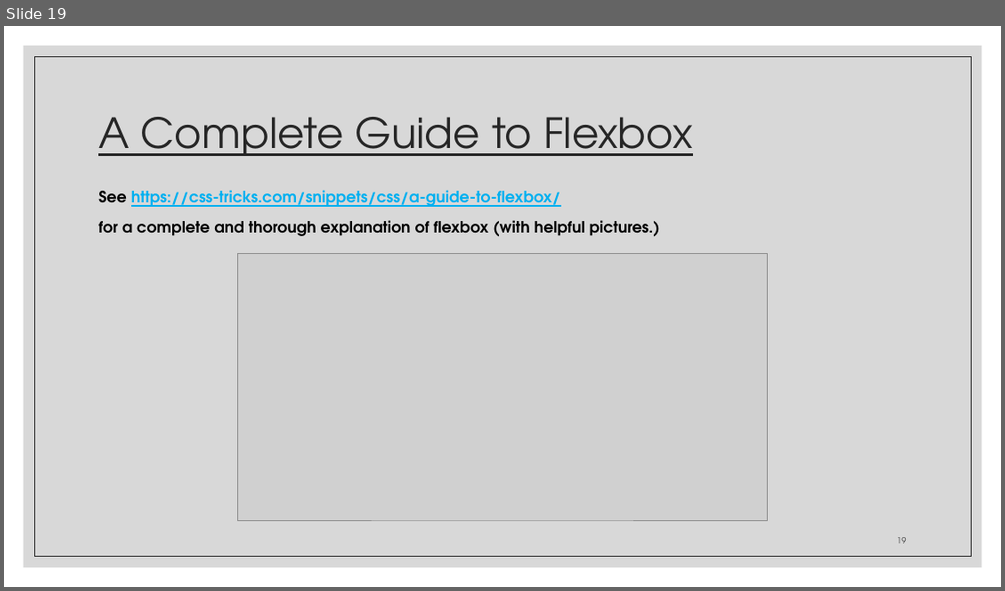
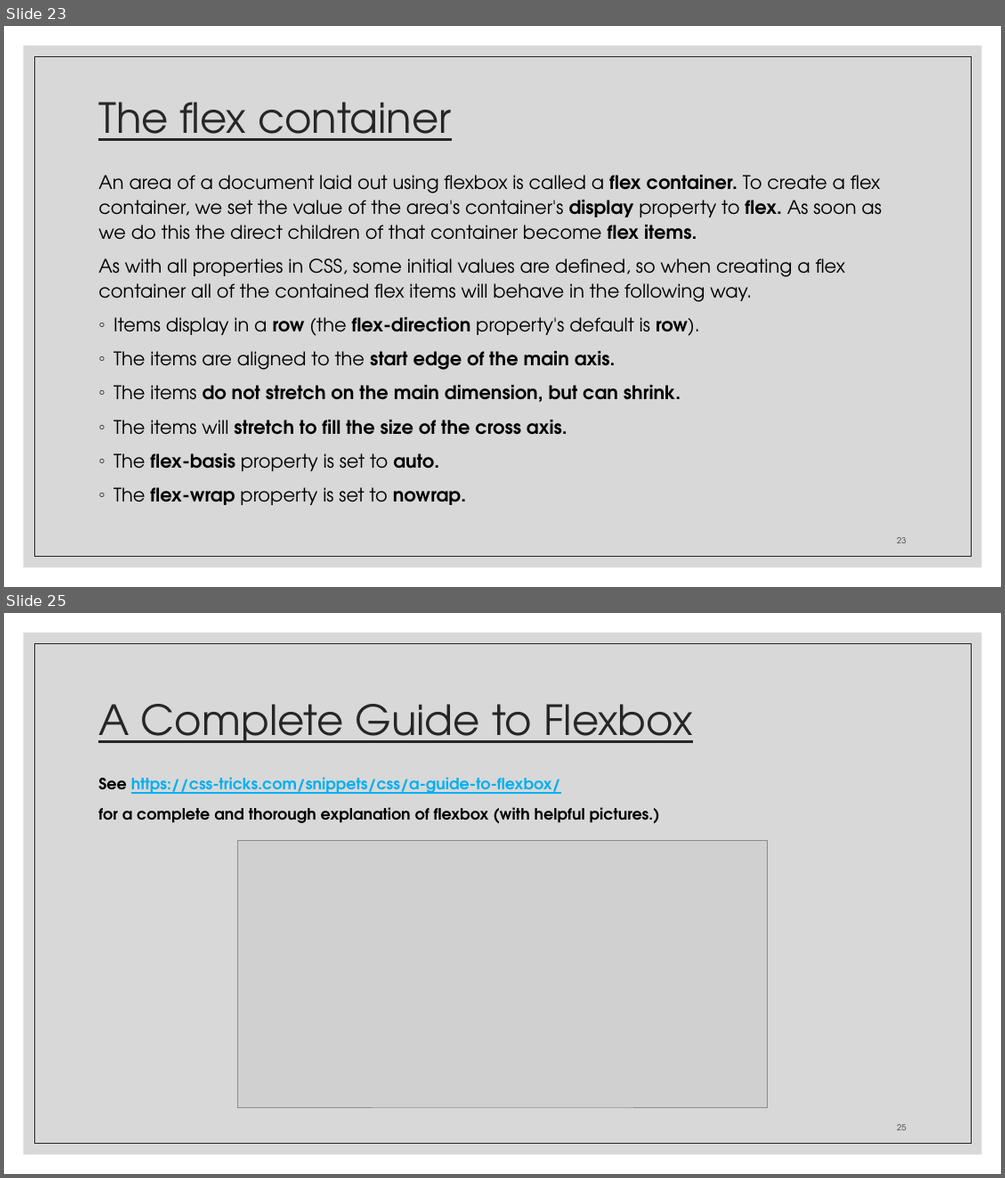
Before and after one commit to zackstotts/base-node-curriculum, a slide deck: unit_00/html_review/03 CSS.pptx. Shown one above the other, each under a label of ours: slide 19 before the commit, slides 23 and 25 after it; the slides between them are not shown. The pictures are 1005x591 and 1005x1178 pixels, drawn with LibreOffice and Linux fonts; fonts in the diff are those of the drawing; grey boxes stand for pictures. Boxes give left, top, right and bottom in pixels: in the first picture for what was removed or moved away, otherwise in the second. Text is boxed around its words. In the diff, an @@ line names an element or a change of style, - is before the commit and + after.

Commit message:
Adding some more details about flexbox.

```diff
--- a/unit_00/html_review/03 CSS.pptx
+++ b/unit_00/html_review/03 CSS.pptx
@@ slide 23 added at bbox=[4, 26, 1001, 587], background #FFFFFF; not listed: 2 template elements that a slide beside it also shows @@
@@ title added at bbox=[98, 102, 452, 141], 40 pt, text #262626, underline @@
+The flex container
@@ text added at bbox=[98, 175, 881, 505], 18 pt, text #000000 @@
+An area of a document laid out using flexbox is called a flex container. To create a flex container, we set the value of the area's container's display property to flex. As soon as we do this the direct children of that container become flex items.
+As with all properties in CSS, some initial values are defined, so when creating a flex container all of the contained flex items will behave in the following way.
+◦ Items display in a row (the flex-direction property's default is row).
+◦ The items are aligned to the start edge of the main axis.
+◦ The items do not stretch on the main dimension, but can shrink.
+◦ The items will stretch to fill the size of the cross axis.
+◦ The flex-basis property is set to auto.
+◦ The flex-wrap property is set to nowrap.
@@ page number added at bbox=[897, 537, 906, 543], 8 pt, text #404040 @@
+23
@@ what was slide 19 is now slide 25 @@
@@ page number at bbox=[897, 1124, 906, 1130]: text changed @@
-19
+25
```
Also in this commit, not shown: 7 slides changed, 6 other slides added, 1 slide removed.
